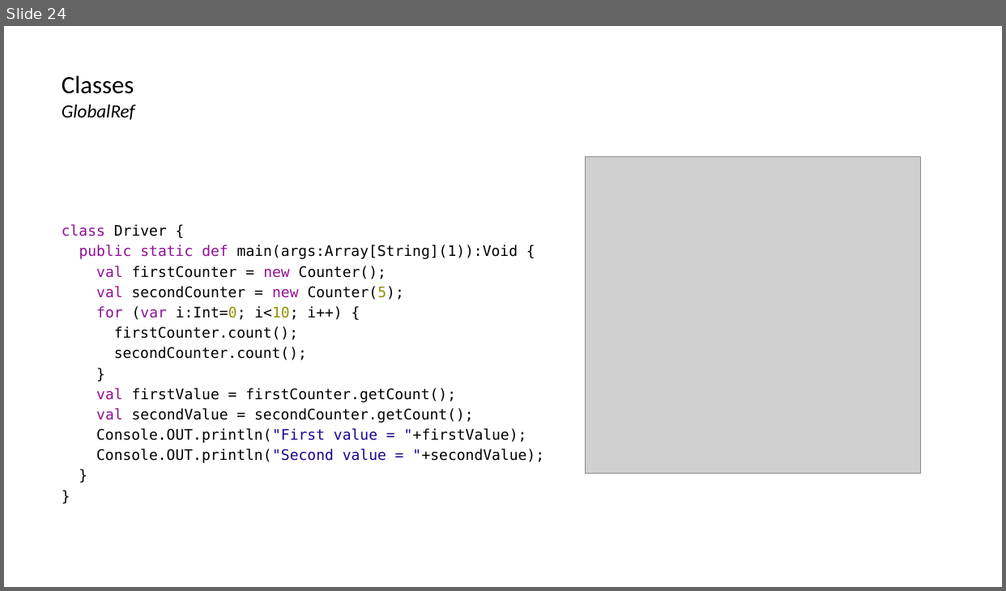
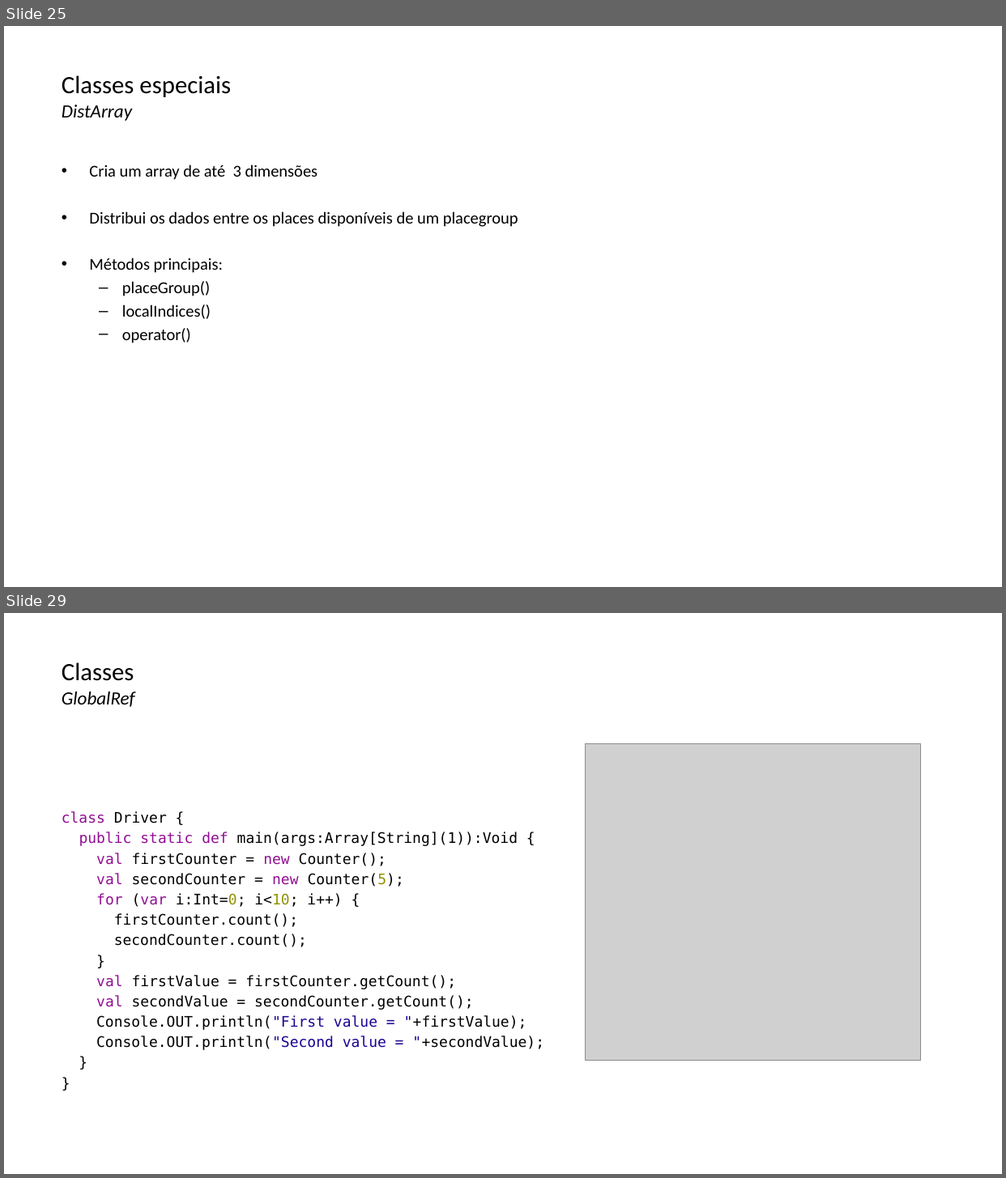
Before and after one commit to lquatrin/inf2591, a slide deck: x10.pptx. Shown one above the other, each under a label of ours: slide 24 before the commit, slides 25 and 29 after it; the slides between them are not shown. The pictures are 1006x591 and 1006x1178 pixels, drawn with LibreOffice and Linux fonts; fonts in the diff are those of the drawing; grey boxes stand for pictures. Boxes give left, top, right and bottom in pixels: in the first picture for what was removed or moved away, otherwise in the second. Text is boxed around its words. In the diff, an @@ line names an element or a change of style, - is before the commit and + after.

```diff
--- a/x10.pptx
+++ b/x10.pptx
@@ slide 25 added at bbox=[4, 26, 1002, 587], background #FFFFFF @@
@@ title added at bbox=[62, 75, 231, 121], 24 pt, text #000000 @@
+  Classes especiais
+  DistArray
@@ text added at bbox=[89, 165, 518, 344], 16 pt, text #000000 @@
+• Cria um array de até 3 dimensões
+• Distribui os dados entre os places disponíveis de um placegroup
+• Métodos principais:
+  – placeGroup()
+  – localIndices()
+  – operator()
@@ what was slide 24 is now slide 29 @@
```
Also in this commit, not shown: 2 slides changed, 4 other slides added.
